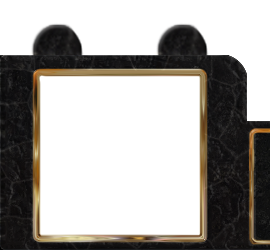
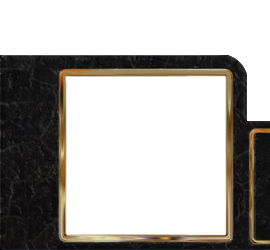
Layered file, before and after one edit (270 × 250). Changes by layer:
added layer "Camada 2" above "Camada 3" over [57, 68, 235, 244]
added layer "Camada 3" above "Camada 1" over [20, 68, 57, 250]
painted on "Camada 1" over [20, 62, 229, 240]
hid "Camada 2 cópia 3" over [28, 23, 87, 73]
hid "Camada 2 cópia" over [153, 23, 212, 73]
